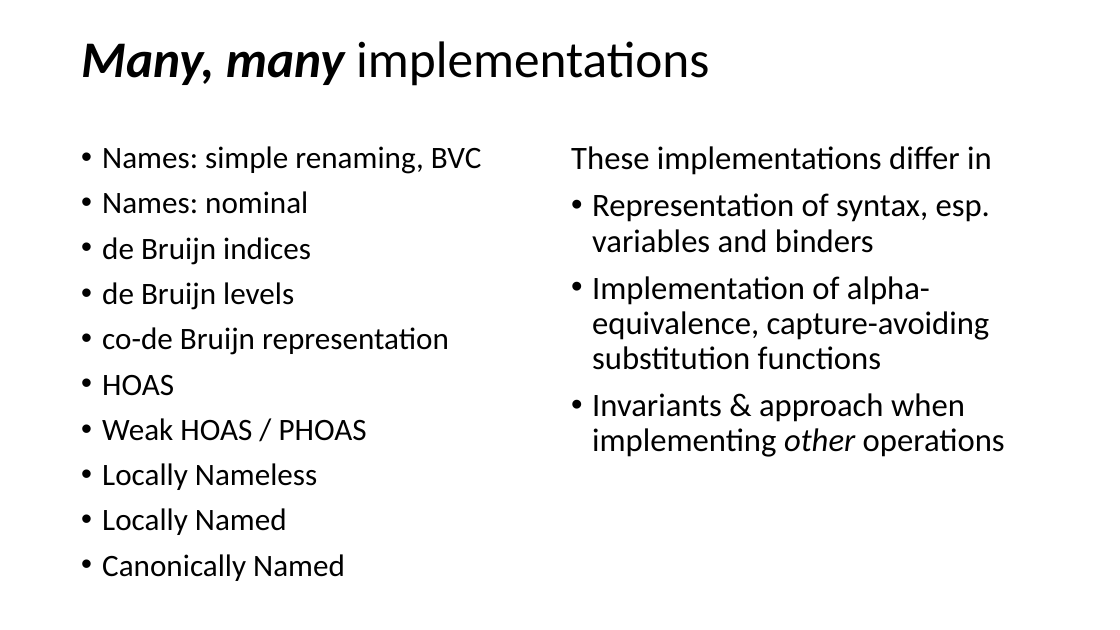
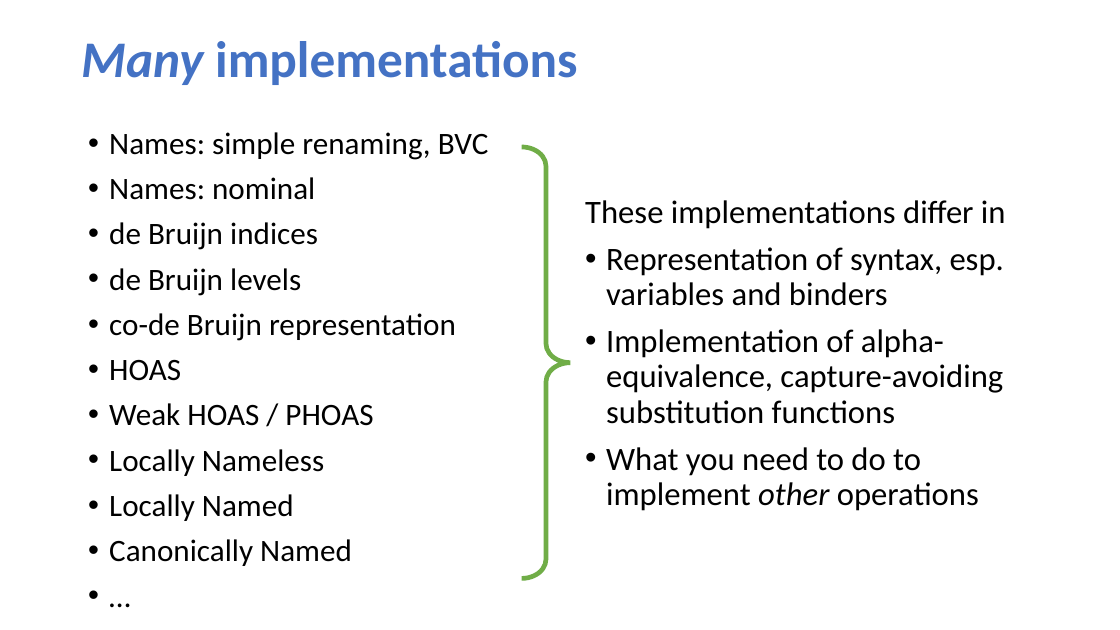
Before and after one commit to sweirich/lambda-n-ways, a slide deck: slide 4 of plclub-2021.pptx. Drawn at 1120x630 pixels with LibreOffice and Linux fonts; fonts in the diff are those of the drawing. Boxes give left, top, right and bottom in pixels: in the first picture for what was removed or moved away, otherwise in the second. Text is boxed around its words. In the diff, an @@ line names an element or a change of style, - is before the commit and + after.

```diff
--- a/plclub-2021.pptx
+++ b/plclub-2021.pptx
@@ title at (x1=81, y1=41, x2=577, y2=85): text changed; text colour #000000 to #4472C4; bold on @@
-Many, many implementations
+Many implementations
@@ text at (x1=109, y1=132, x2=489, y2=521): paragraph added @@
+• …
@@ text "Names: simple renaming, BVC" moved from (x1=102, y1=146, x2=482, y2=535) to (x1=109, y1=132, x2=489, y2=521) @@
@@ right brace added at (x1=522, y1=147, x2=570, y2=578), outline #70AD47 3 pt @@
@@ text "These implementations differ in" moved from (x1=571, y1=146, x2=1005, y2=457) to (x1=585, y1=200, x2=1006, y2=511) @@
@@ text at (x1=606, y1=447, x2=979, y2=511): text changed @@
-• Invariants & approach when implementing other operations
+• What you need to do to implement other operations
```
Also in this commit, not shown: 12 other slides changed, 1 slide added, 2 slides removed, 13 other files.
